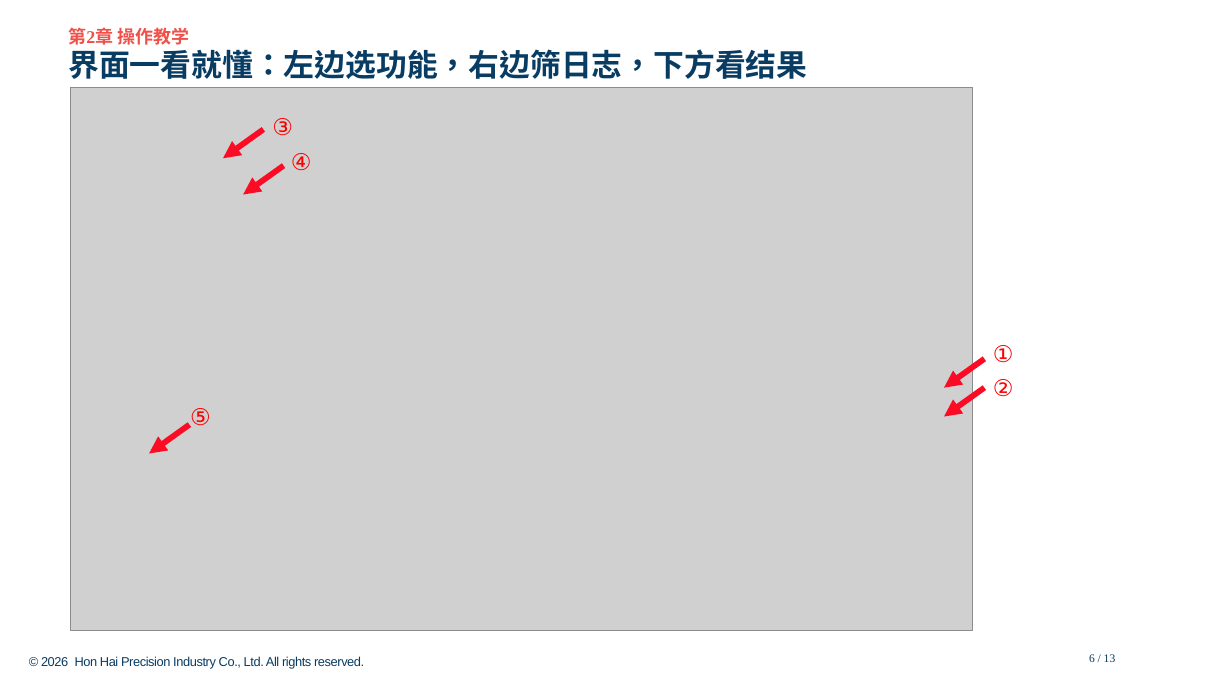
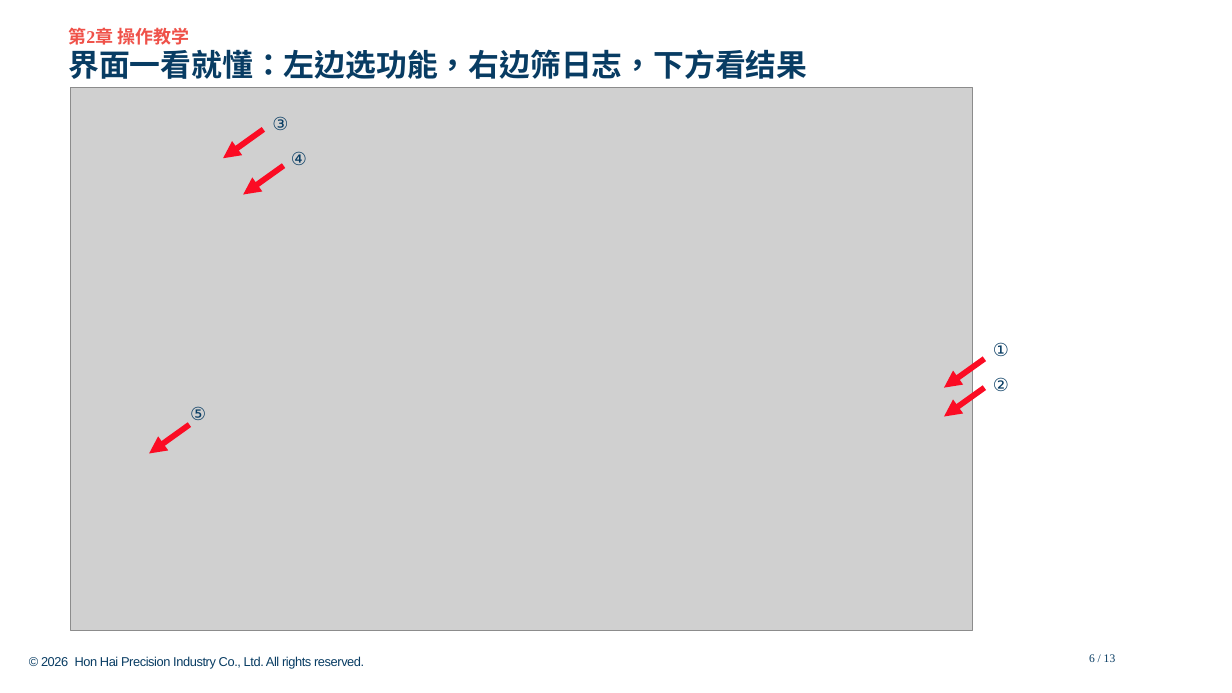
Before and after one commit to Longtianhong88888/MC_LogAnalysis, a slide deck: slide 6 of docs/usage_deck/final/機台log分析使用說明書.pptx. Drawn at 1232x693 pixels with LibreOffice and Linux fonts; fonts in the diff are those of the drawing; grey boxes stand for pictures; background and template pictures are left out. Boxes give left, top, right and bottom in pixels: in the first picture for what was removed or moved away, otherwise in the second. Text is boxed around its words. In the diff, an @@ line names an element or a change of style, - is before the commit and + after.

```diff
--- a/docs/usage_deck/final/機台log分析使用說明書.pptx
+++ b/docs/usage_deck/final/機台log分析使用說明書.pptx
@@ size 18 to 14 pt, text colour #FF0000 to #083C63 in 5 elements at bbox=[993, 342, 1009, 356], bbox=[993, 377, 1009, 391], bbox=[272, 116, 288, 130], bbox=[291, 151, 307, 165], bbox=[190, 406, 206, 420] @@
```
Also in this commit, not shown: 3 other slides changed, 17 other files.
